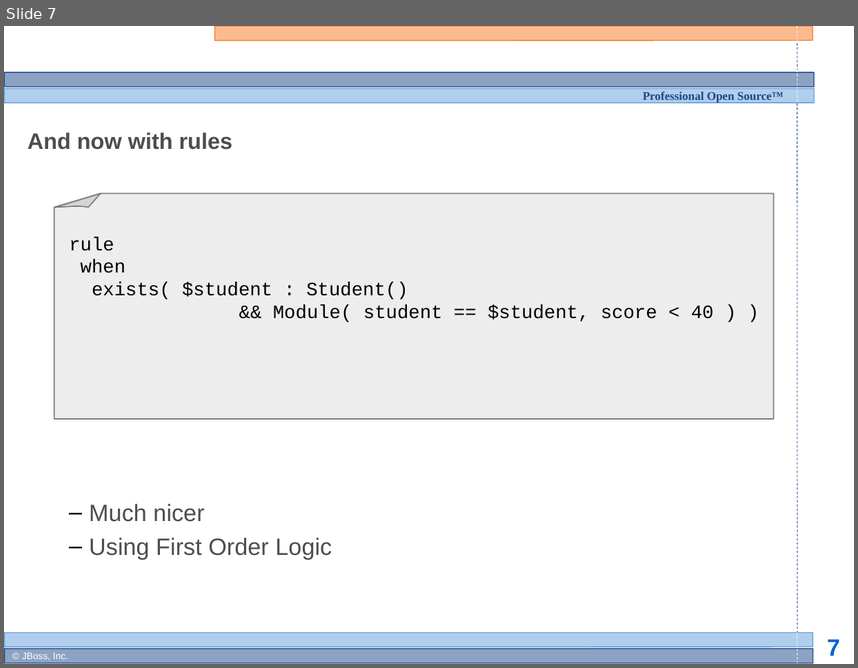
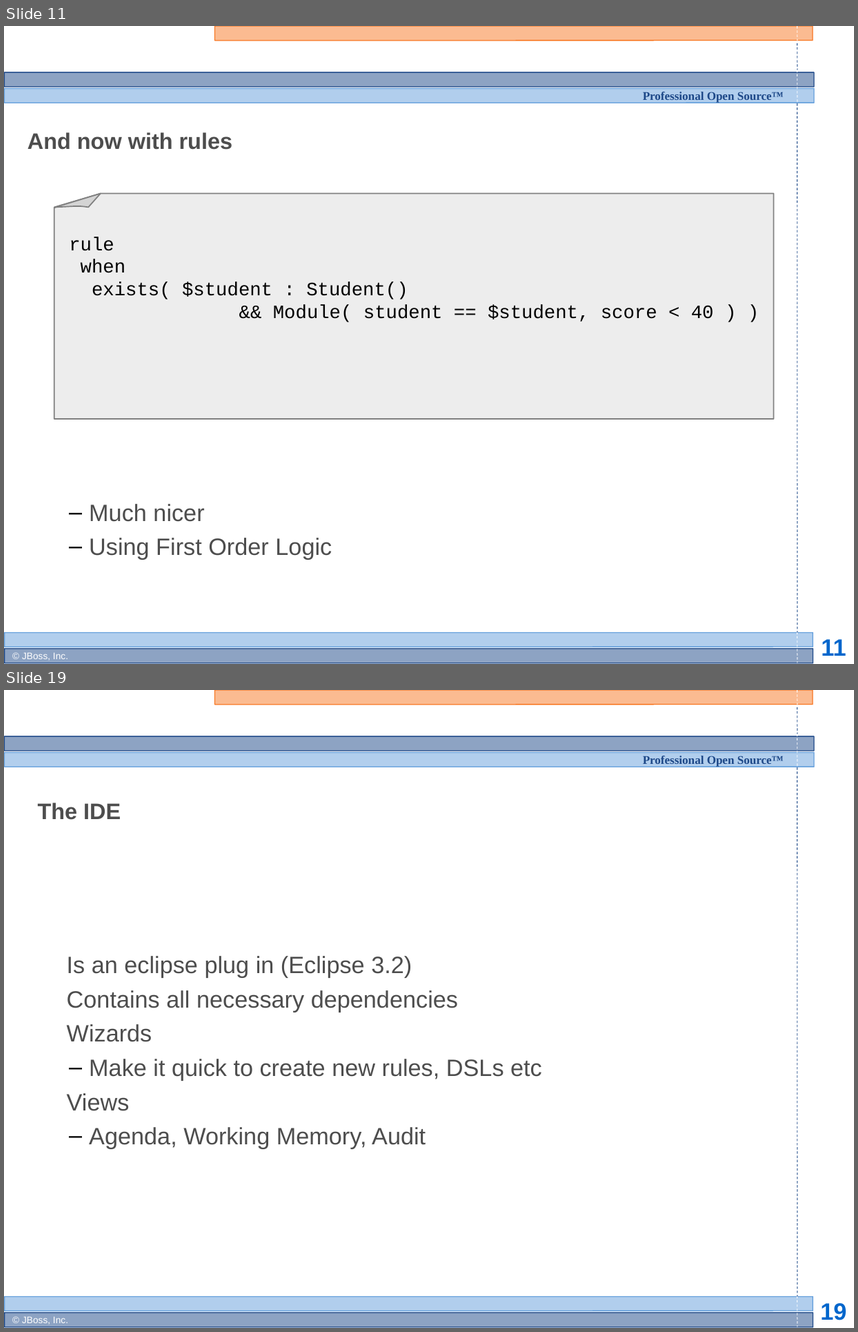
Before and after one commit to bobmcwhirter/drools, a slide deck: documentation/training/developers-course/Module 2 - JBoss Rules Intro.odp. Shown one above the other, each under a label of ours: slide 7 before the commit, slides 11 and 19 after it; the slides between them are not shown. The pictures are 858x668 and 858x1332 pixels, drawn with LibreOffice and Linux fonts; fonts in the diff are those of the drawing; background and template pictures are left out. Boxes give left, top, right and bottom in pixels: in the first picture for what was removed or moved away, otherwise in the second. Text is boxed around its words. In the diff, an @@ line names an element or a change of style, - is before the commit and + after.

```diff
--- a/documentation/training/developers-course/Module 2 - JBoss Rules Intro.odp
+++ b/documentation/training/developers-course/Module 2 - JBoss Rules Intro.odp
@@ slide 19 added at (x1=4, y1=690, x2=854, y2=1328), background #FFFFFF; not listed: 13 template elements that a slide beside it also shows @@
@@ title added at (x1=38, y1=802, x2=121, y2=820), 19 pt, text #4D4D4D, bold @@
+The IDE
@@ subtitle added at (x1=67, y1=956, x2=542, y2=1149), 20 pt, text #4D4D4D @@
+  Is an eclipse plug in (Eclipse 3.2)
+  Contains all necessary dependencies
+  Wizards
+  – Make it quick to create new rules, DSLs etc
+  Views
+  – Agenda, Working Memory, Audit
@@ what was slide 7 is now slide 11 @@
@@ page number at (x1=821, y1=639, x2=846, y2=655): text changed @@
-7
+11
```
Also in this commit, not shown: 12 other slides added, 1 other file.
